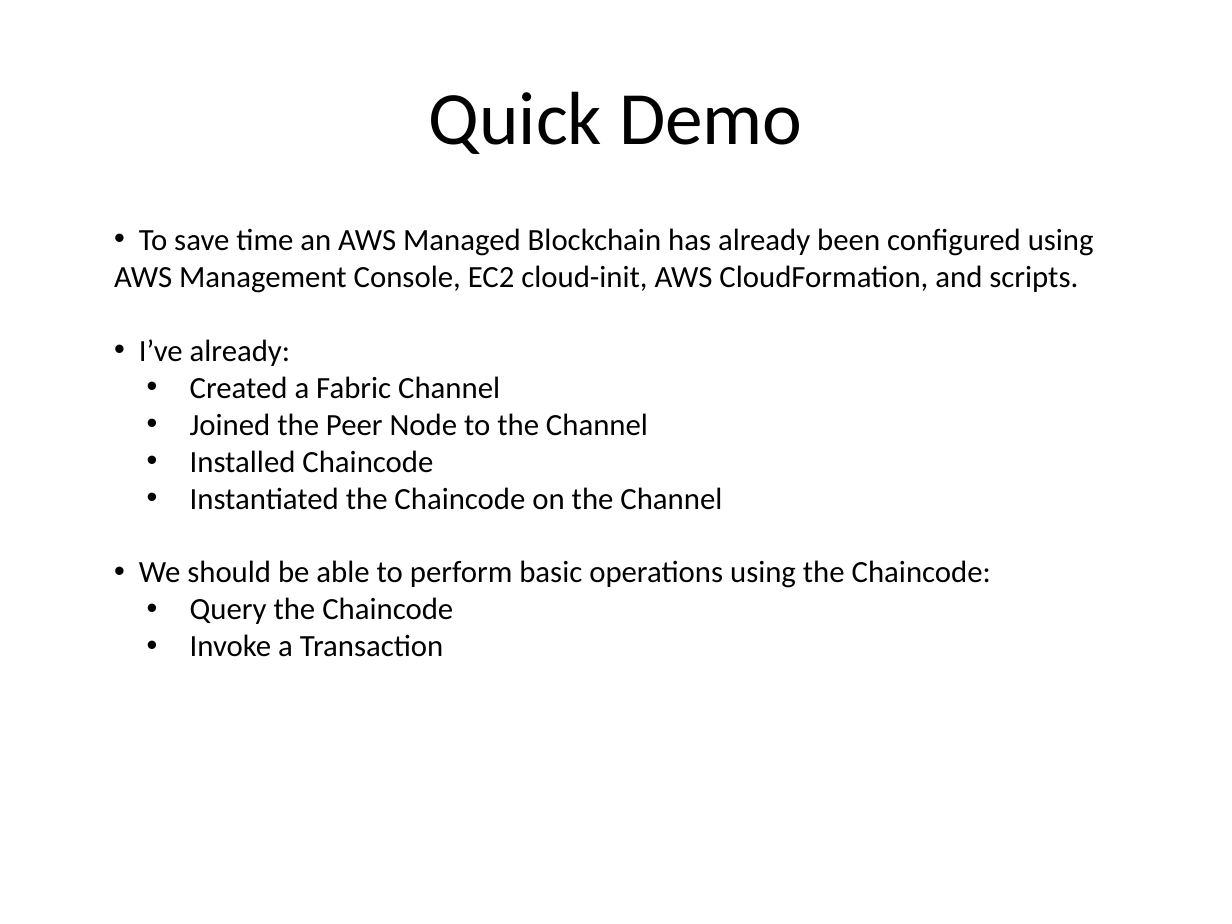
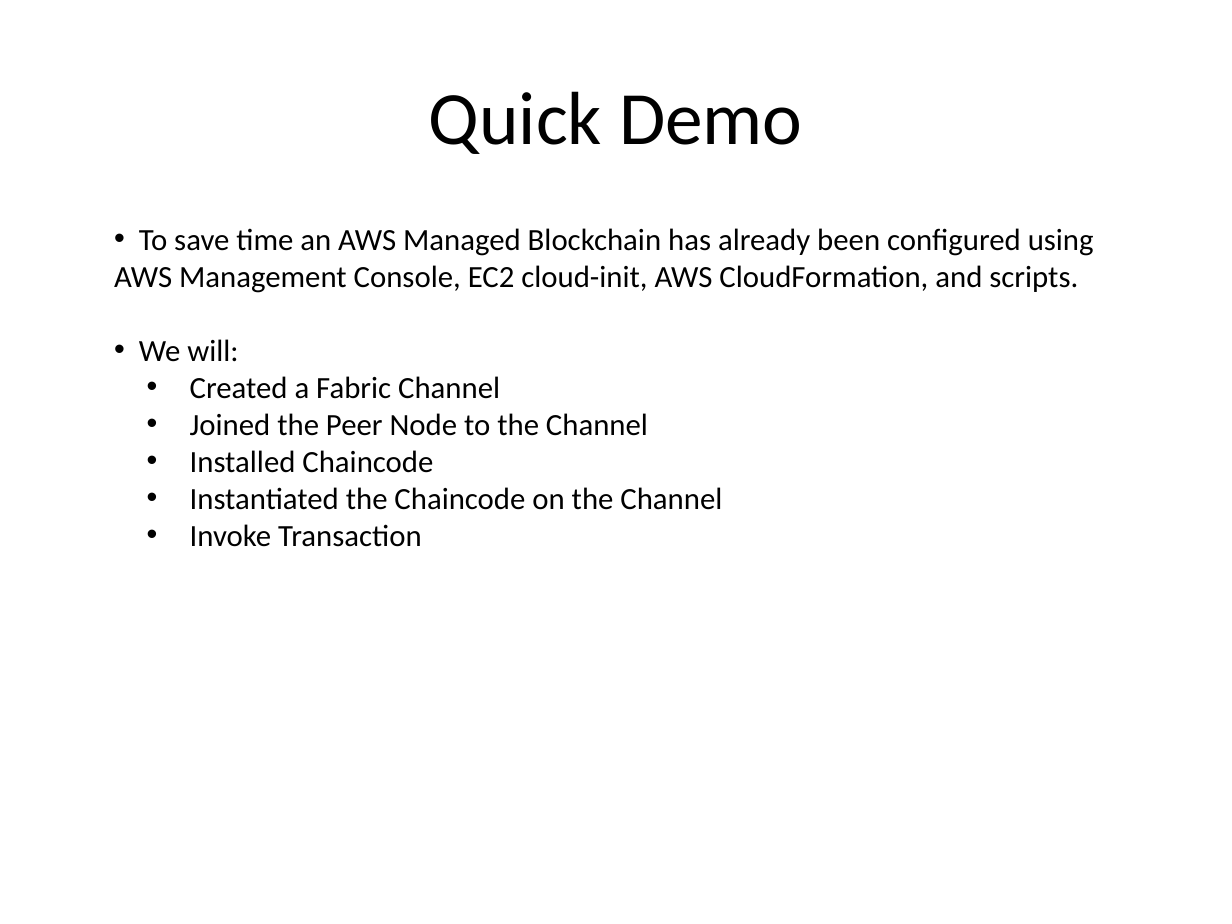
Before and after one commit to ProsperiaInc/aws-blockchain-fabric-quickstart, a slide deck: slide 8 of slides/AWS-Blockchain-Fabric-Quickstart.pptx. Drawn at 1232x924 pixels with LibreOffice and Linux fonts; fonts in the diff are those of the drawing; background and template pictures are left out. Boxes give left, top, right and bottom in pixels: in the first picture for what was removed or moved away, otherwise in the second. Text is boxed around its words. In the diff, an @@ line names an element or a change of style, - is before the commit and + after.

Commit message:
Updated slides

```diff
--- a/slides/AWS-Blockchain-Fabric-Quickstart.pptx
+++ b/slides/AWS-Blockchain-Fabric-Quickstart.pptx
@@ text at (139, 339, 238, 362): text changed @@
-• I’ve already:
+• We will:
@@ text at (190, 524, 421, 547): text changed @@
-• We should be able to perform basic operations using the Chaincode:
-  • Query the Chaincode
-  • Invoke a Transaction
+  • Invoke Transaction
```
Also in this commit, not shown: 3 other slides changed, 1 other file.
